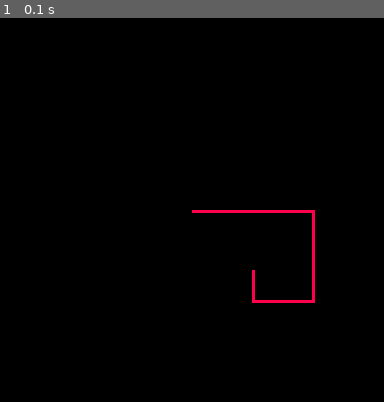
Above: before the commit, frame 1.
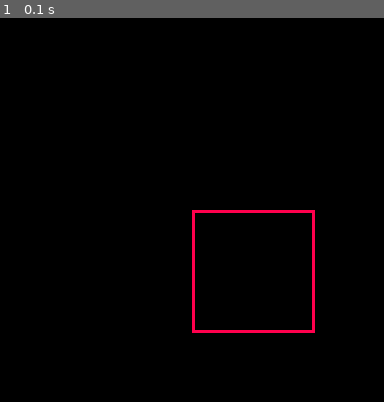
Above: after the commit, the same moment.

Repository: eduvf/PICO-8-experiments
Game: PICO-8 cartridge code.p8
Two runs of this game, one before a commit and one after it. Both use one fixed random seed, a clock stepped at 60 frames per second and the inputs below.
Inputs:
- Up to frame 1 (0.1 s): no input

The runs differ from the first frame. In frame 1, 0.7% of the frame differs, in the area x 50-83%, y 50-83%.

Commit message:
add repeat

Diff:
--- a/code.p8
+++ b/code.p8
@@ -4,14 +4,10 @@
 function _init()
   code = {
     {op = 'color',   arg = 8},
+    {op = 'repeat',  arg = 4},
     {op = 'turn',    arg = 90},
     {op = 'forward', arg = 40},
-    {op = 'turn',    arg = 90},
-    {op = 'forward', arg = 30},
-    {op = 'turn',    arg = 90},
-    {op = 'forward', arg = 20},
-    {op = 'turn',    arg = 90},
-    {op = 'forward', arg = 10},
+    {op = 'end'}
   }
   turtle = {
     x = 64,
@@ -21,6 +17,7 @@
     color = 7,
   }
   state = 'run'
+  ip = 1
 
   cls()
   run_code()
@@ -50,23 +47,36 @@
 end
 
 function run_code()
-  for ins in all(code) do
-    if ins.op == 'color' then
-      color(ins.arg)
-    elseif ins.op == 'up' then
+  while ip <= #code do
+    local op = code[ip].op
+    local arg = code[ip].arg
+
+    if op == 'color' then
+      color(arg)
+    elseif op == 'up' then
       turtle.on = false
-    elseif ins.op == 'down' then
+    elseif op == 'down' then
       turtle.on = true
-    elseif ins.op == 'turn' then
-      turtle.ang += ins.arg
-    elseif ins.op == 'forward' then
+    elseif op == 'turn' then
+      turtle.ang += arg
+    elseif op == 'forward' then
       local x, y = turtle.x, turtle.y
-      turtle.x -= sin(turtle.ang/360) * ins.arg
-      turtle.y -= cos(turtle.ang/360) * ins.arg
+      turtle.x -= sin(turtle.ang/360) * arg
+      turtle.y -= cos(turtle.ang/360) * arg
       if turtle.on then
         line(x, y, turtle.x, turtle.y)
       end
+    elseif op == 'repeat' then
+      local curr_ip = ip + 1
+      for _ = 1, arg do
+        ip = curr_ip
+        run_code()
+      end
+    elseif op == 'end' then
+      return
     end
+
+    ip += 1
   end
 end
 
